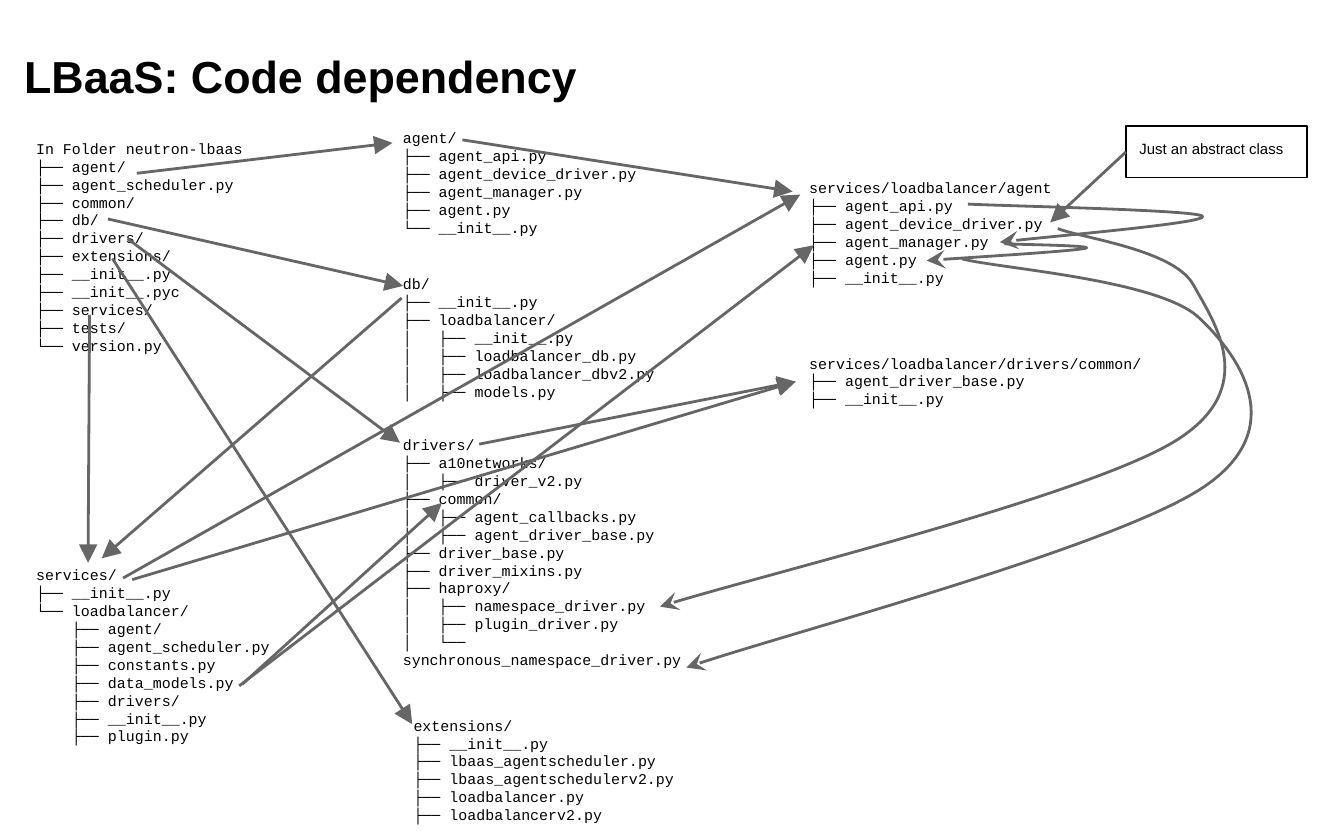
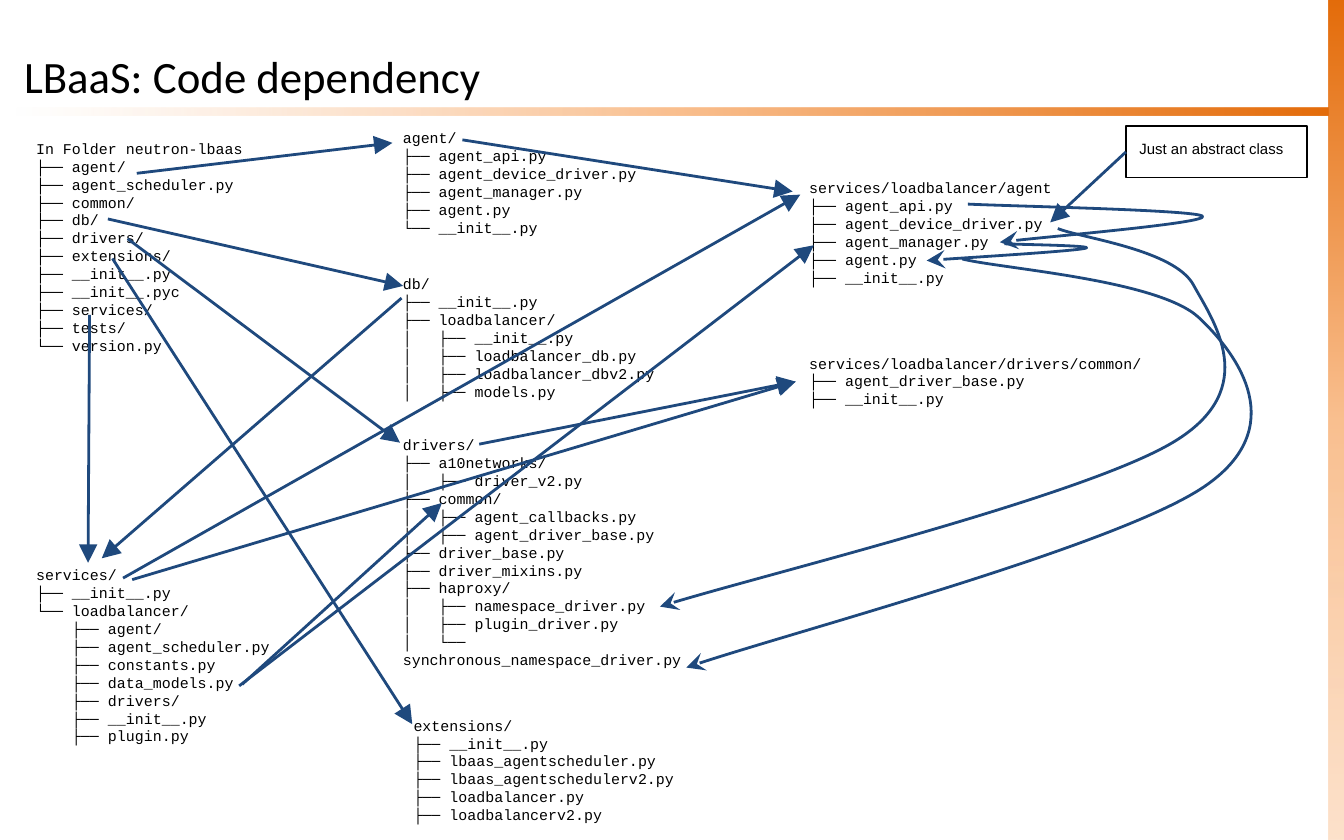
Before and after one commit to sknrao/openstack-neutron-revengg, a slide deck: slide 15 of OS-Neutron-Service-Plugin.pptx (slide 25 before the commit). Drawn at 1344x840 pixels with LibreOffice and Linux fonts; fonts in the diff are those of the drawing. Boxes give left, top, right and bottom in pixels: in the first picture for what was removed or moved away, otherwise in the second. Text is boxed around its words. In the diff, an @@ line names an element or a change of style, - is before the commit and + after.

Commit message:
Updating Neutron Advanced Services for theme
Updated the Neutron Advanced Services slides with the theme. Minor
alignment of slides and content. No changes made to the content

```diff
--- a/OS-Neutron-Service-Plugin.pptx
+++ b/OS-Neutron-Service-Plugin.pptx
@@ rectangle added at bbox=[1328, 0, 1344, 840], fill gradient #E46C0A to #FAC090 to #FCD5B5 @@
@@ title "LBaaS: Code dependency" at bbox=[24, 62, 480, 101]: font Arial to Calibri, bold off @@
@@ rectangle added at bbox=[16, 108, 1328, 116], fill gradient #E46C0A to #FAC090 to #FCD5B5 @@
@@ arrow (137, 173) - (392, 142): stroke #666666 1.5 pt to #1F497D 1.5 pt @@
@@ arrow (462, 140) - (793, 192): stroke #666666 1.5 pt to #1F497D 1.5 pt @@
@@ arrow (1126, 152) - (1050, 223): stroke #666666 1.5 pt to #1F497D 1.5 pt @@
@@ arrow (124, 578) - (800, 195): stroke #666666 1.5 pt to #1F497D 1.5 pt @@
@@ outline #666666 1.5 pt to #1F497D 1.5 pt in 4 elements at bbox=[927, 243, 1087, 259], bbox=[660, 228, 1226, 606], bbox=[687, 259, 1253, 668], bbox=[968, 204, 1203, 242] @@
@@ arrow (108, 219) - (403, 286): stroke #666666 1.5 pt to #1F497D 1.5 pt @@
@@ arrow (128, 239) - (401, 442): stroke #666666 1.5 pt to #1F497D 1.5 pt @@
@@ arrow (113, 258) - (413, 724): stroke #666666 1.5 pt to #1F497D 1.5 pt @@
@@ arrow (239, 685) - (814, 246): stroke #666666 1.5 pt to #1F497D 1.5 pt @@
@@ arrow (402, 298) - (102, 558): stroke #666666 1.5 pt to #1F497D 1.5 pt @@
@@ arrow (90, 314) - (89, 563): stroke #666666 1.5 pt to #1F497D 1.5 pt @@
@@ arrow (132, 579) - (796, 382): stroke #666666 1.5 pt to #1F497D 1.5 pt @@
@@ arrow (480, 444) - (796, 382): stroke #666666 1.5 pt to #1F497D 1.5 pt @@
@@ arrow (242, 684) - (442, 503): stroke #666666 1.5 pt to #1F497D 1.5 pt @@
```
Also in this commit, not shown: 27 other slides changed.
